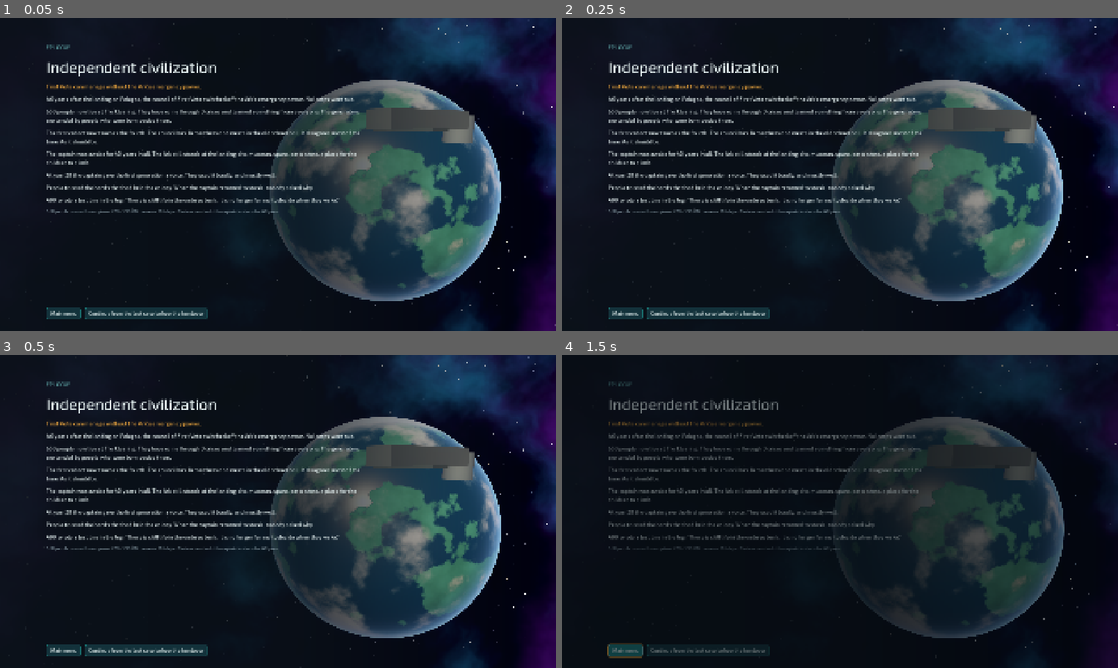
Above: before the commit, frames 1-4 (two rows, left to right).
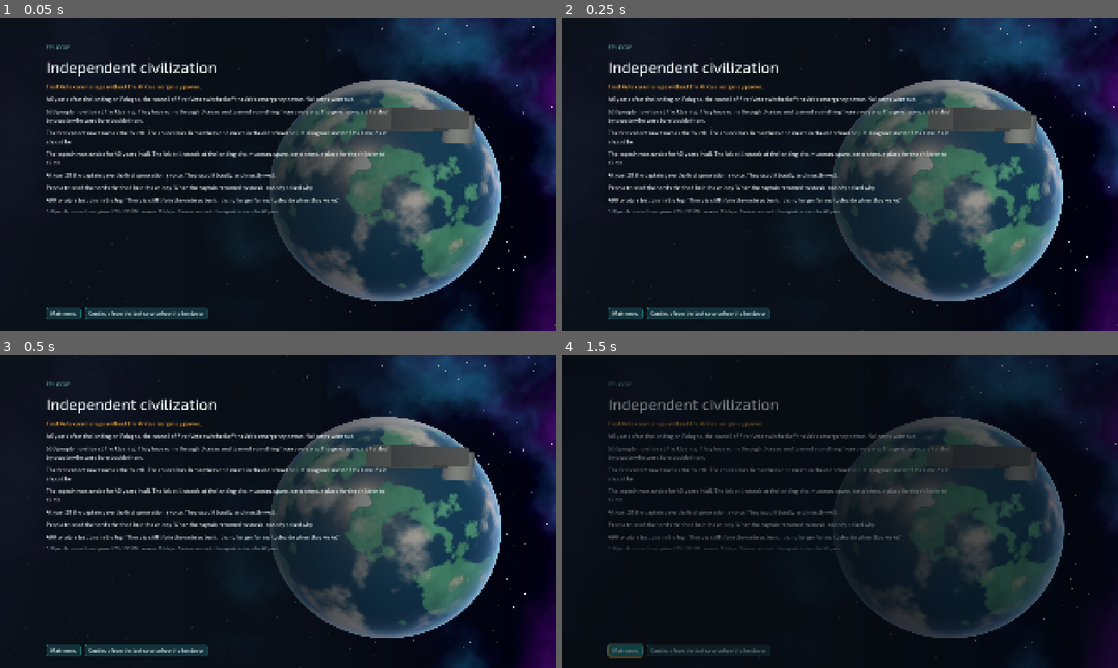
Above: after the commit, the same moments.

Repository: sebastianlistfeirup/GENESISARK
Game: Godot game, scene res://scenes/story/ending.tscn
Two runs of this game, one before a commit and one after it. Both use one fixed random seed, a clock stepped at 60 frames per second and the inputs below. This scene is started directly instead of the project's main scene.
Inputs (mouse positions are in pixels of both pictures, inside the frame that each line leads up to):
- Up to frame 1 (0.05 s): no input
- Up to frame 2 (0.25 s): no input
- Up to frame 3 (0.5 s): no input
- Up to frame 4 (1.5 s): tap Enter (build_confirm) at 0.5 s; move the mouse to (962, 495) at 0.52 s; hold D (move_right) 0.53-1.25 s; tap Space (ascend) at 0.6 s; click (962, 495) at 0.67 s; click "Main menu" at 1.25 s

The runs differ from the first frame. In frame 1, 0.5% of the frame differs, in the area x 8-70%, y 29-47%; in frame 2, 0.5%; in frame 3, 0.5%; in frame 4, 0.3%.

Commit message:
Ending: --setup=era:<planet>:40 shows that planet's epilogue (was always Pelagos); text column keeps clear of the planet at every UI scale
Co-Authored-By: Claude Opus 5.5 <noreply@anthropic.com>

Diff:
--- a/scripts/ui/ending_screen.gd
+++ b/scripts/ui/ending_screen.gd
@@ -11,9 +11,10 @@
 	bg.color = UiKit.BG
 	bg.set_anchors_preset(Control.PRESET_FULL_RECT)
 	add_child(bg)
-	if not GameSession.has_game() or GameSession.state.campaign.ending_id.is_empty():
-		DebugFixtures.prepare("era:pelagos:40")
-		GameSession.cmd_handover()
+	if not GameSession.has_game() or GameSession.state.colony == null:
+		DebugFixtures.prepare("era:pelagos:40")  # developer path: opened without a campaign
+	if GameSession.state.campaign.ending_id.is_empty():
+		GameSession.cmd_handover()  # e.g. --scene=ending --setup=era:<planet>:40 shows that planet's ending
 	var gs: GameState = GameSession.state
 	_backdrop(gs)
 	var def: Dictionary = GameSession.content.endings.get(gs.campaign.ending_id, {})
@@ -24,7 +25,9 @@
 	var frame := MarginContainer.new()
 	frame.set_anchors_and_offsets_preset(Control.PRESET_FULL_RECT)
 	frame.add_theme_constant_override("margin_left", 160)
-	frame.add_theme_constant_override("margin_right", int(maxf(60.0, vis.x - 160.0 - 1100.0)))
+	# The text column keeps clear of the planet on the right at every size and
+	# UI scale (at 1280x720 @1.5 it used to run across the bright limb).
+	frame.add_theme_constant_override("margin_right", int(maxf(60.0, vis.x * 0.3)))
 	frame.add_theme_constant_override("margin_top", 90)
 	frame.add_theme_constant_override("margin_bottom", 40)
 	add_child(frame)
@@ -106,7 +109,8 @@
 	var g := Gradient.new()
 	g.set_color(0, Color(UiKit.BG, 0.94))
 	g.set_color(1, Color(UiKit.BG, 0.0))
-	g.add_point(0.55, Color(UiKit.BG, 0.8))
+	g.add_point(0.5, Color(UiKit.BG, 0.84))
+	g.add_point(0.7, Color(UiKit.BG, 0.5))
 	var gt := GradientTexture2D.new()
 	gt.gradient = g
 	gt.fill_to = Vector2(1, 0)
